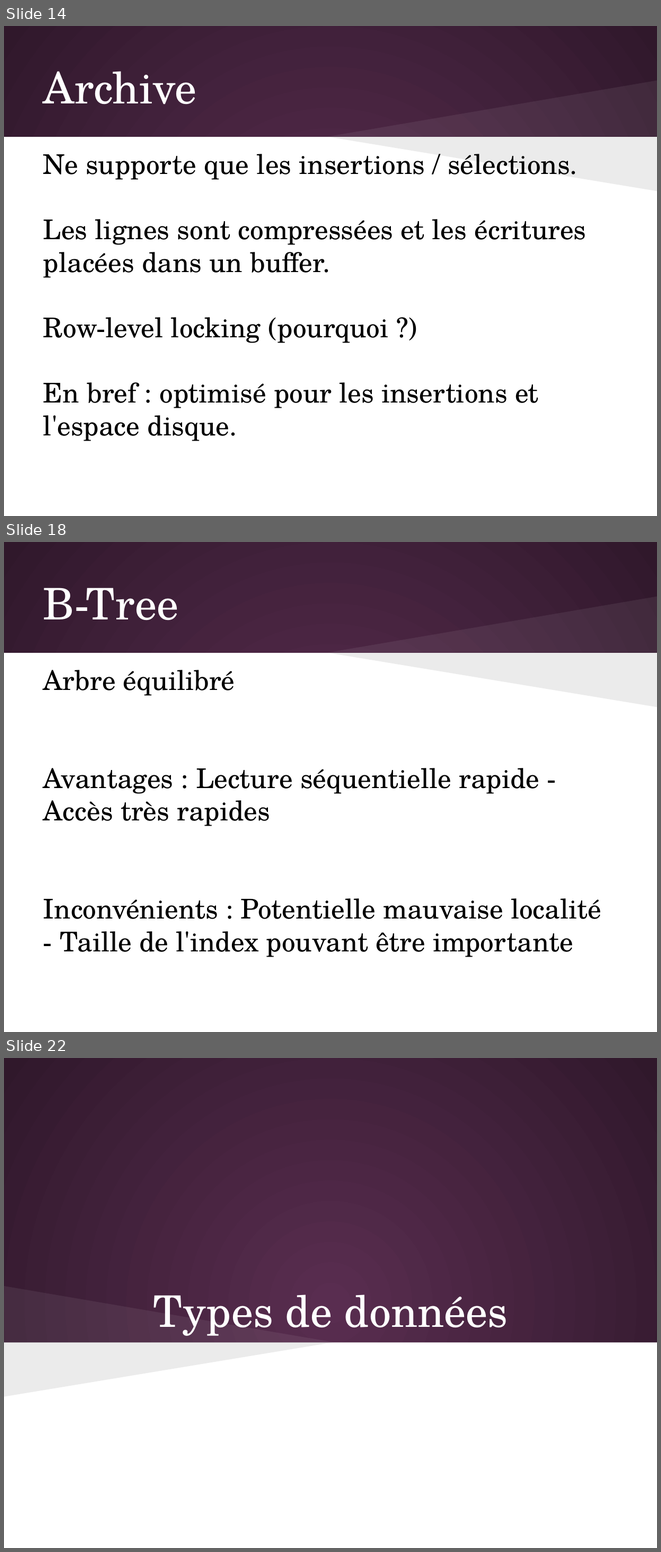
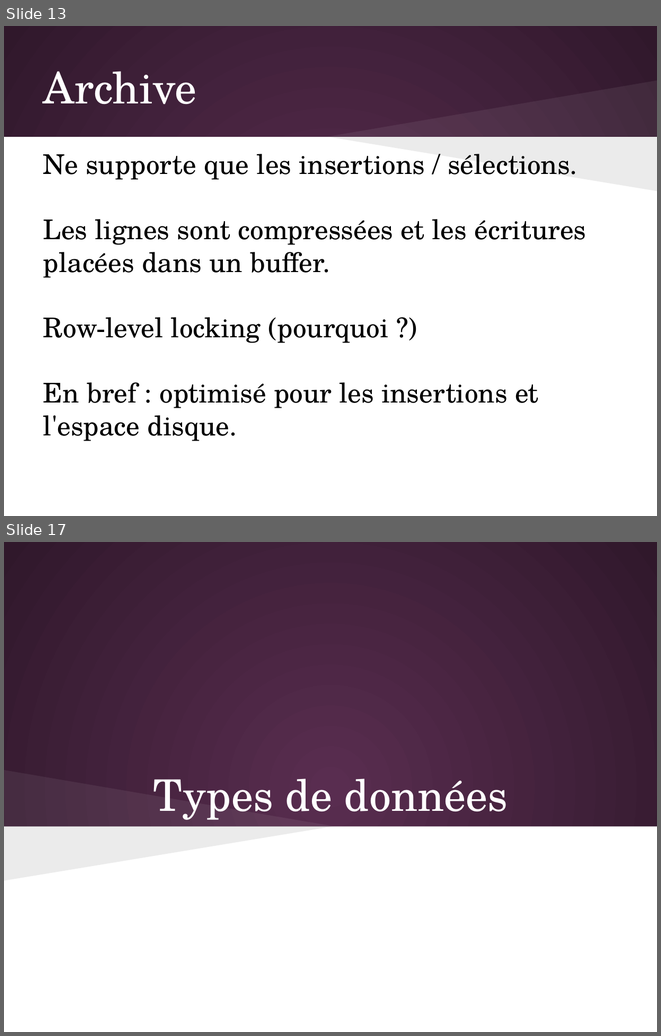
Before and after one commit to olivier-pitton/dant, a slide deck: mysql/Cours_MySQL.pptx. Shown one above the other, each under a label of ours: slides 14, 18 and 22 before the commit, slides 13 and 17 after it; the slides between them are not shown. The pictures are 661x1552 and 661x1036 pixels, drawn with LibreOffice and Linux fonts; fonts in the diff are those of the drawing. Boxes give left, top, right and bottom in pixels: in the first picture for what was removed or moved away, otherwise in the second. Text is boxed around its words. In the diff, an @@ line names an element or a change of style, - is before the commit and + after.

```diff
--- a/mysql/Cours_MySQL.pptx
+++ b/mysql/Cours_MySQL.pptx
@@ slide 18 removed at box(4, 542, 657, 1032), background gradient #592D50 to #30182B; not listed: 3 template elements that a slide beside it also shows @@
@@ title removed at box(43, 588, 178, 620) @@
-B-Tree
@@ text removed at box(43, 670, 601, 957) @@
-Arbre équilibré
-Avantages : Lecture séquentielle rapide - Accès très rapides
-Inconvénients : Potentielle mauvaise localité - Taille de l'index pouvant être importante
@@ what was slide 14 is now slide 13 @@
@@ what was slide 22 is now slide 17 @@
```
Also in this commit, not shown: 2 slides added, 6 other slides removed, 3 other files.
